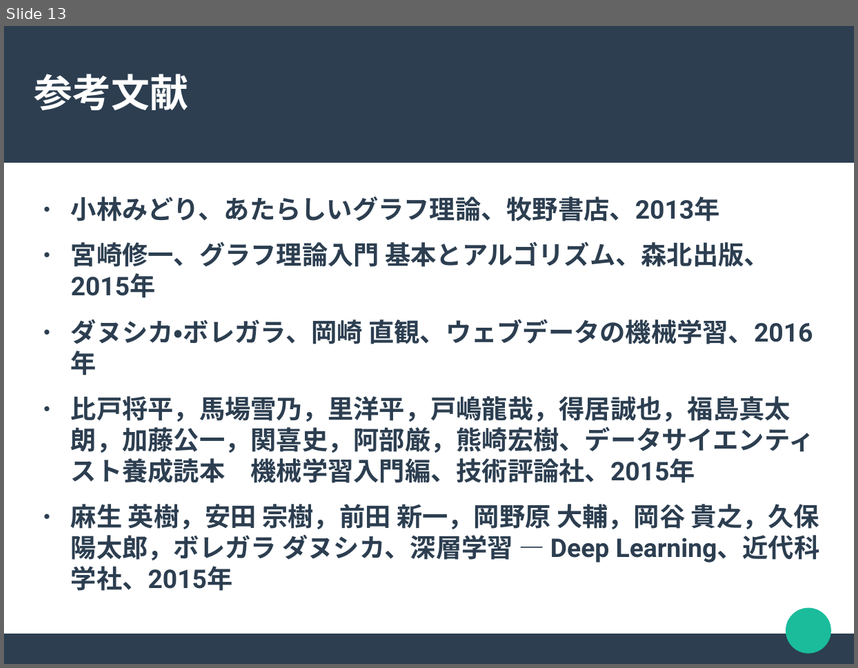
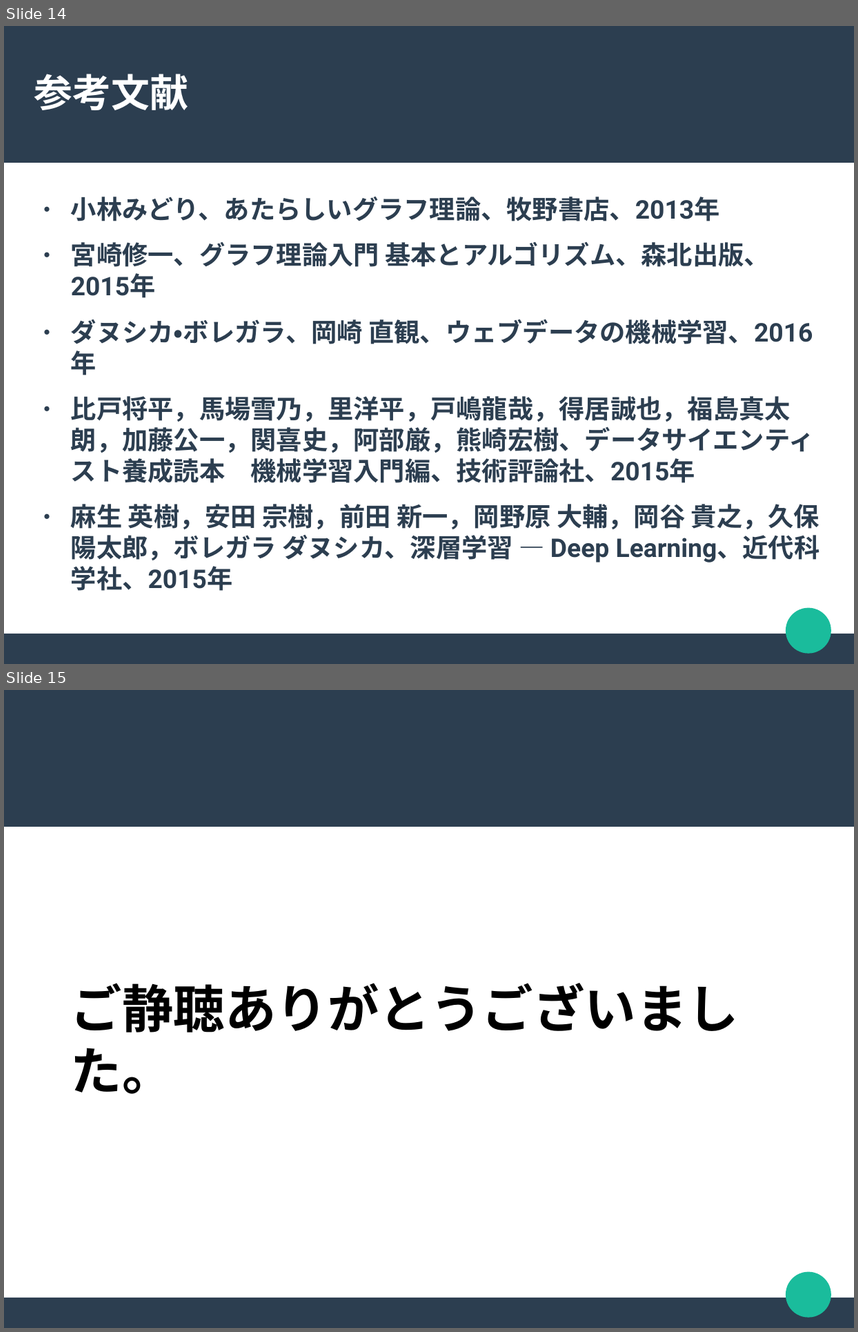
Before and after one commit to chocolaolantan/thesis, a slide deck: note/slide/ハンガリアン法による語の相似関係抽出.odp. Shown one above the other, each under a label of ours: slide 13 before the commit, slides 14 and 15 after it. The pictures are 858x668 and 858x1332 pixels, drawn with LibreOffice and Linux fonts; fonts in the diff are those of the drawing. Boxes give left, top, right and bottom in pixels: in the first picture for what was removed or moved away, otherwise in the second. Text is boxed around its words. In the diff, an @@ line names an element or a change of style, - is before the commit and + after.

```diff
--- a/note/slide/ハンガリアン法による語の相似関係抽出.odp
+++ b/note/slide/ハンガリアン法による語の相似関係抽出.odp
@@ slide 15 added at (x1=4, y1=690, x2=854, y2=1328), background #FFFFFF; not listed: 3 template elements that a slide beside it also shows @@
@@ title added at (x1=71, y1=983, x2=739, y2=1094), 48 pt, text #000000, bold @@
+ご静聴ありがとうございました。
@@ what was slide 13 is now slide 14 @@
```
Also in this commit, not shown: 1 slide changed, 2 other slides added, 1 slide removed, 7 other files.
